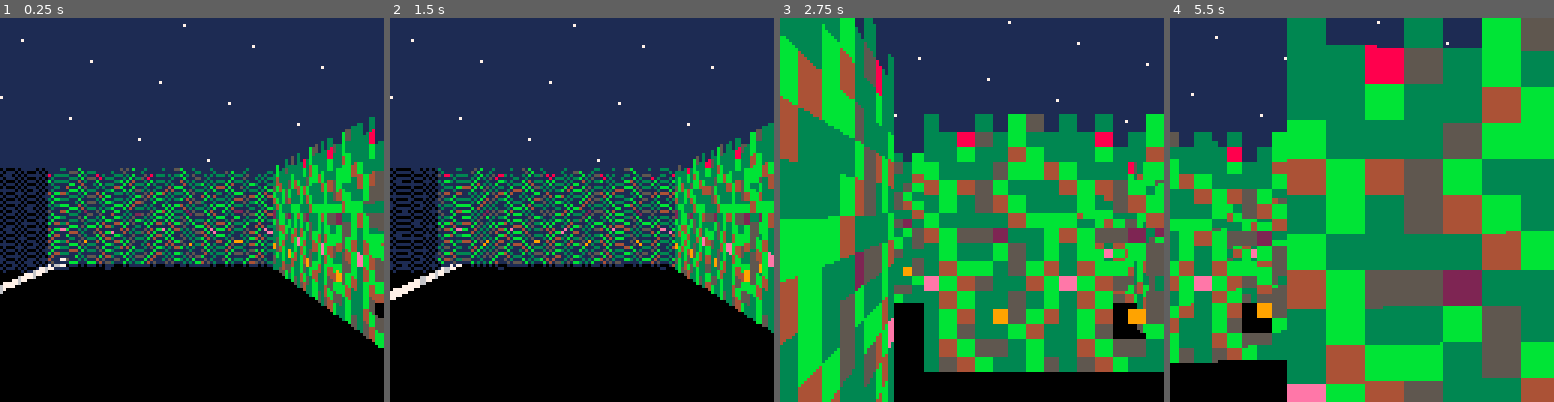
Above: before the commit, frames 1-4 (left to right).
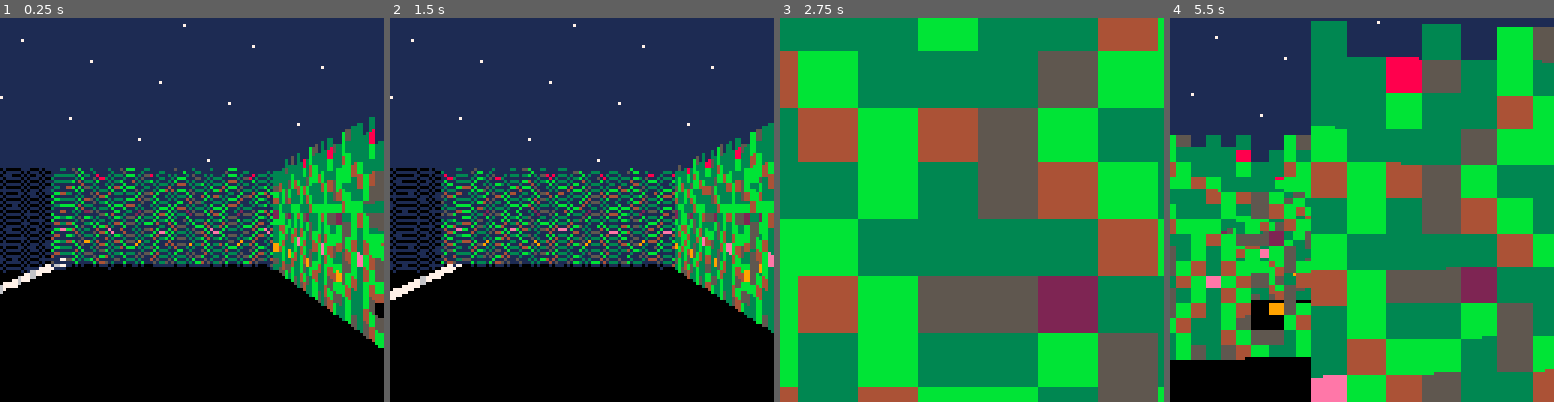
Above: after the commit, the same moments.

Repository: jcwilk/anx
Game: PICO-8 cartridge anx.p8
Same seed, same stepped clock (60 frames per second), same inputs: the game is played once before the commit and once after it.
Inputs:
- Up to frame 1 (0.25 s): no input
- Up to frame 2 (1.5 s): tap X (X key) at 0.33, 1.07 s; tap O (Z key) at 0.7 s
- Up to frame 3 (2.75 s): hold Right 1.6-2.1 s; tap O (Z key) at 1.7, 2.1, 2.5 s; tap X (X key) at 1.85 s; hold Up 2.15-2.42 s; hold Right from 2.47 s (still down)
- Up to frame 4 (5.5 s): tap O (Z key) every 0.4 s from 2.9 to 5.3 s; tap X (X key) at 2.97, 4.08, 5.2 s; release Right at 3.03 s; hold Left 3.08-3.58 s; hold Down 3.63-3.97 s; hold Right 4.02-4.68 s; hold Up 4.73-5.03 s; hold Left from 5.08 s (still down)

The runs differ from the first frame. In frame 1, 5.3% of the frame differs, in the area x 3-73%, y 38-71%; in frame 2, 5.5%; in frame 3, 79%, in the area x 0-100%, y 0-100%; in frame 4, 40%.

Commit message:
Fix bug where it's not rendering close tiles

Diff:
--- a/anx.p8
+++ b/anx.p8
@@ -757,15 +757,13 @@
   drawn_fog=false
 
   if abs(pv.x) > abs(pv.y) then
-   intx= currx + xstep/2
+   intx= currx - xstep/2
    distance = (intx - player.coords.x) / pv.x
    inty= player.coords.y + distance * pv.y
-   currx+= xstep
   else
    inty= curry - ystep/2
    distance = (inty - player.coords.y) / pv.y
    intx= player.coords.x + distance * pv.x
-   curry+= ystep
   end
 
   while not found do
--- a/main.lua
+++ b/main.lua
@@ -68,15 +68,13 @@
     drawn_fog=false
 
     if abs(pv.x) > abs(pv.y) then
-      intx= currx + xstep/2
+      intx= currx - xstep/2
       distance = (intx - player.coords.x) / pv.x
       inty= player.coords.y + distance * pv.y
-      currx+= xstep
     else
       inty= curry - ystep/2
       distance = (inty - player.coords.y) / pv.y
       intx= player.coords.x + distance * pv.x
-      curry+= ystep
     end
 
     while not found do
